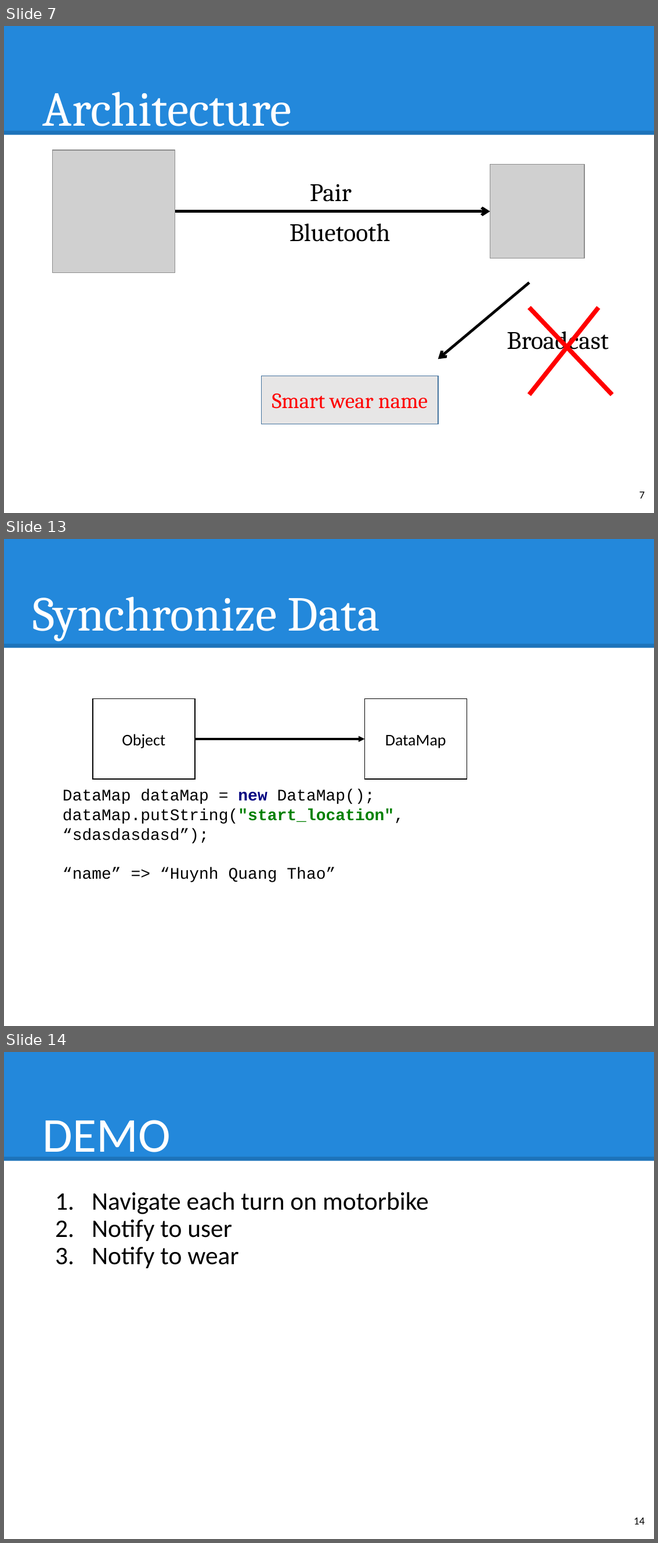
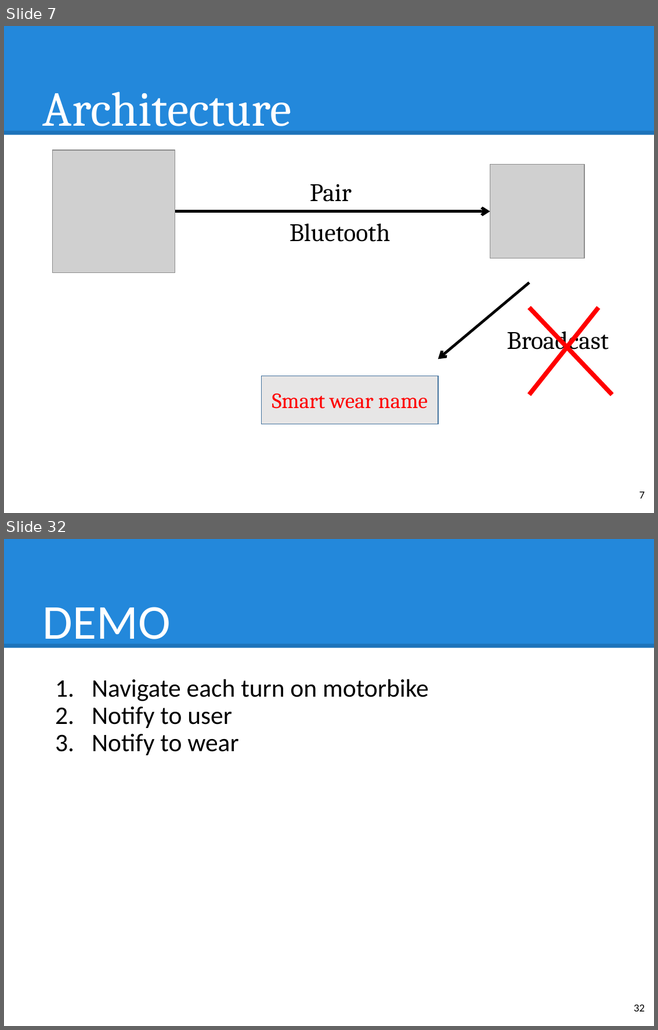
Before and after one commit to hqt/street-router, a slide deck: Document/presentation/nam/7 wear.pptx. Shown one above the other, each under a label of ours: slides 7, 13 and 14 before the commit, slides 7 and 32 after it; the slides between them are not shown. The pictures are 658x1543 and 658x1030 pixels, drawn with LibreOffice and Linux fonts; fonts in the diff are those of the drawing; grey boxes stand for pictures. Boxes give left, top, right and bottom in pixels: in the first picture for what was removed or moved away, otherwise in the second. Text is boxed around its words. In the diff, an @@ line names an element or a change of style, - is before the commit and + after.

```diff
--- a/Document/presentation/nam/7 wear.pptx
+++ b/Document/presentation/nam/7 wear.pptx
@@ slide 13 removed at (4,539,654,1026), background #FFFFFF; not listed: 2 template elements that a slide beside it also shows @@
@@ text removed at (32,596,380,641) @@
-Synchronize Data
@@ rectangle removed at (93,699,195,779) @@
-Object
@@ rectangle removed at (365,699,466,779) @@
-DataMap
@@ arrow removed from (195, 739) to (365, 739) @@
@@ text removed at (63,790,404,882) @@
-DataMap dataMap = new DataMap();
-dataMap.putString("start_location", “sdasdasdasd”);
-“name” => “Huynh Quang Thao”
@@ what was slide 14 is now slide 32 @@
@@ page number at (633,1005,644,1012): text changed @@
-14
+32
```
Also in this commit, not shown: 20 slides added, 1 other slide removed, 4 other files.
